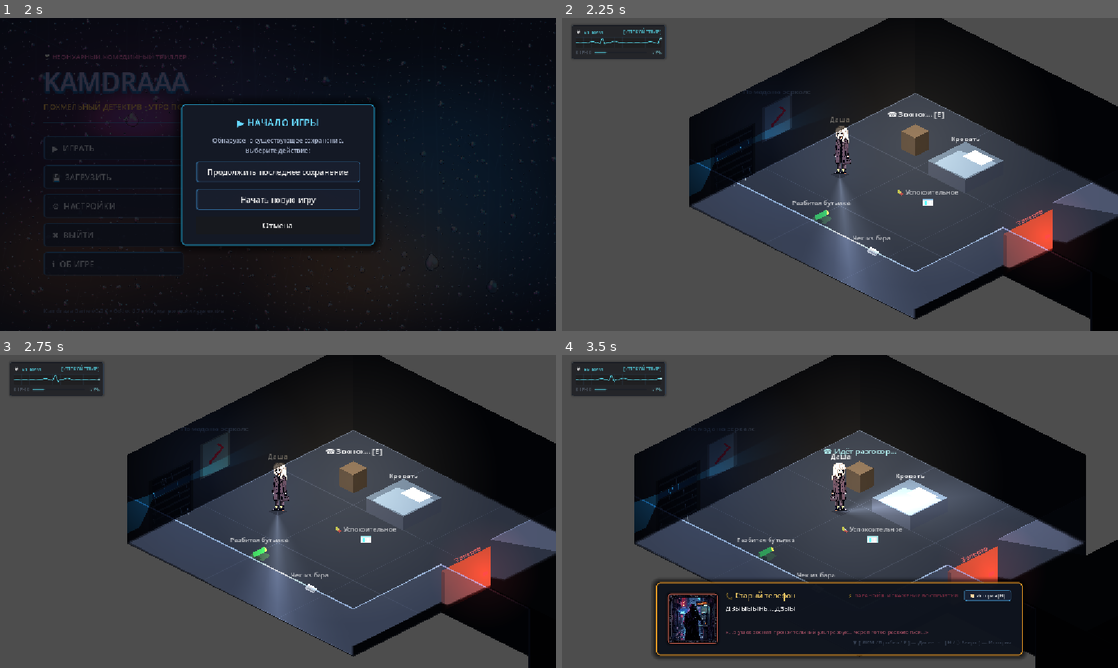
Above: before the commit, frames 1-4 (two rows, left to right).
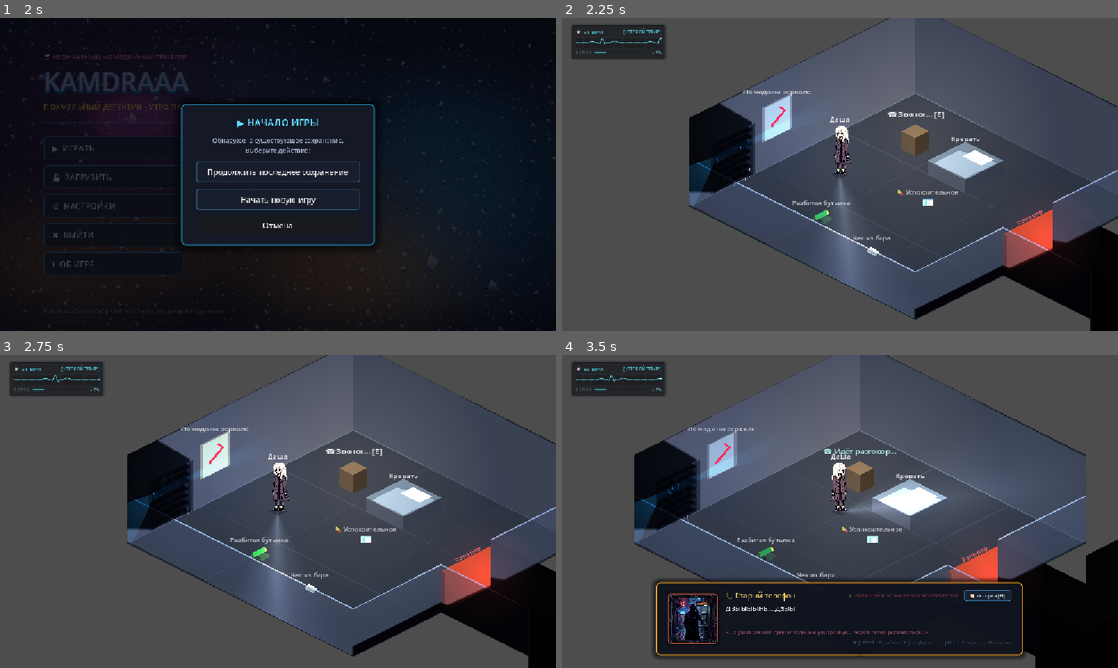
Above: after the commit, the same moments.

Repository: nstuenjoyer/kamdraaaGame
Game: Godot game, scene res://scenes/main_menu.tscn
Two runs of this game, one before a commit and one after it. Both use one fixed random seed, a clock stepped at 60 frames per second and the inputs below.
Inputs (mouse positions are in pixels of both pictures, inside the frame that each line leads up to):
- Up to frame 1 (2 s): click "▶ ИГРАТЬ" at 0.5 s; click "▶ ИГРАТЬ" at 1.25 s
- Up to frame 2 (2.25 s): click "Начать новую игру" at 2 s
- Up to frame 3 (2.75 s): no input
- Up to frame 4 (3.5 s): tap Enter (ui_accept) at 2.75, 3.02 s; move the mouse to (962, 495) at 2.77 s; hold D (move_right) from 2.78 s (still down); hold E (interact) from 2.78 s (still down); click (962, 495) at 2.92 s

Frame 1 is identical in both runs. In frame 2, 20% of the frame differs, in the area x 22-100%, y 0-70%; in frame 3, 20%; in frame 4, 21%, in the area x 13-95%, y 0-74%.

Commit message:
fix: restore ceiling occluders for back walls and seal room 1 perimeter

Diff:
--- a/scenes/main.tscn
+++ b/scenes/main.tscn
@@ -51,13 +51,13 @@
 polygon = PackedVector2Array(600, 520, 740, 450, 740, 435, 600, 505)
 
 [sub_resource type="OccluderPolygon2D" id="OccluderPolygon2D_wall_se2"]
-polygon = PackedVector2Array(820, 410, 960, 340, 960, 480)
+polygon = PackedVector2Array(820, 410, 960, 340, 960, 480, 820, 410)
 
 [sub_resource type="OccluderPolygon2D" id="OccluderPolygon2D_wall_nw"]
-polygon = PackedVector2Array(240, 340, 600, 160, 600, 145, 240, 325)
+polygon = PackedVector2Array(240, 340, 240, 200, 600, 20, 600, 10, 230, 195, 230, 340)
 
 [sub_resource type="OccluderPolygon2D" id="OccluderPolygon2D_wall_ne"]
-polygon = PackedVector2Array(600, 160, 960, 340, 960, 325, 600, 145)
+polygon = PackedVector2Array(600, 20, 960, 200, 960, 340, 970, 340, 970, 195, 600, 10)
 
 [sub_resource type="OccluderPolygon2D" id="OccluderPolygon2D_wall_sw"]
 polygon = PackedVector2Array(240, 340, 600, 520, 600, 535, 240, 355)
@@ -187,19 +187,6 @@
 [node name="WallSE_Part2_Occluder" type="LightOccluder2D" parent="Walls"]
 occluder = SubResource("OccluderPolygon2D_wall_se2")
 
-[node name="WallSE_Part2_Visual" type="Polygon2D" parent="Walls"]
-color = Color(0.19, 0.21, 0.27, 1)
-polygon = PackedVector2Array(820, 410, 960, 340, 960, 265, 820, 335)
-
-[node name="WallSE_Part2_Rim" type="Line2D" parent="Walls"]
-points = PackedVector2Array(820, 335, 960, 265)
-width = 2.0
-default_color = Color(0.35, 0.4, 0.52, 0.85)
-
-[node name="WallPartitionTop_Visual" type="Polygon2D" parent="Walls"]
-color = Color(0.24, 0.27, 0.35, 1)
-polygon = PackedVector2Array(820, 335, 960, 265, 960, 360)
-
 [node name="DarkCorridorLeft_Collision" type="CollisionPolygon2D" parent="Walls"]
 polygon = PackedVector2Array(740, 450, 880, 520, 880, 535, 740, 465)
 
@@ -210,8 +197,8 @@
 polygon = PackedVector2Array(820, 410, 960, 480, 960, 465, 820, 395)
 
 [node name="DarkCorridorRight_Visual" type="Polygon2D" parent="Walls"]
-color = Color(0.14, 0.16, 0.21, 1)
-polygon = PackedVector2Array(820, 410, 960, 480, 960, 360, 820, 335)
+color = Color(0.12, 0.14, 0.18, 1)
+polygon = PackedVector2Array(820, 410, 960, 480, 960, 405, 820, 335)
 
 [node name="DarkCorridorRight_Occluder" type="LightOccluder2D" parent="Walls"]
 occluder = SubResource("OccluderPolygon2D_dark_corridor_right")
@@ -256,6 +243,15 @@
 
 [node name="WallSE_Part1_FrontRim" type="Line2D" parent="FrontWalls"]
 points = PackedVector2Array(600, 445, 740, 375)
+width = 2.0
+default_color = Color(0.5, 0.6, 0.8, 0.75)
+
+[node name="WallSE_Part2_FrontVisual" type="Polygon2D" parent="FrontWalls"]
+color = Color(0.22, 0.26, 0.36, 0.42)
+polygon = PackedVector2Array(820, 410, 960, 340, 960, 265, 820, 335)
+
+[node name="WallSE_Part2_FrontRim" type="Line2D" parent="FrontWalls"]
+points = PackedVector2Array(820, 335, 960, 265)
 width = 2.0
 default_color = Color(0.5, 0.6, 0.8, 0.75)
 
@@ -731,7 +727,7 @@
 color = Color(0.96, 0.95, 0.92, 1)
 energy = 1.3
 texture = SubResource("GradientTexture2D_fill")
-texture_scale = 4.0
+texture_scale = 6.2
 shadow_enabled = true
 shadow_filter = 1
 shadow_color = Color(0, 0, 0, 0)
